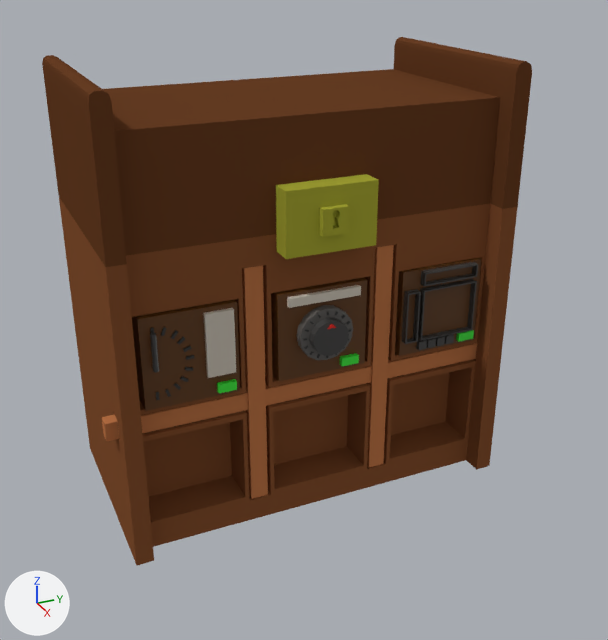
Two versions of the Blender file Assets/Resources/NFB4/CofreConModulos/CofreConModulo.blend, one commit apart.
The view is the same before and after, from a 50 mm lens placed at (0.699, -0.364, 0.502), pointed at (-0.035, -0.034, 0.135). Lighting does not change. The marker at lower left points along +X, +Y and +Z.

Before the edit, the objects in view are built like this:
```python
ob_box_001 = bpy.data.objects.new('Box.001', me_circle_002)
ob_box_001.parent = ob_module2
ob_box_001.location = (0.0462, -0.181, 0.16)
ob_box_001.scale = (0.0898, 0.0898, 0.0898)
ob_cerradura = bpy.data.objects.new('Cerradura', me_untitled_001)
ob_cerradura.parent = ob_cofre
ob_cerradura.location = (-0.0717, 23.1, 11.07)
ob_cerradura.scale = (4.44, 4.44, 4.44)
ob_cofre = bpy.data.objects.new('Cofre', None)
ob_cofre.location = (-0.0577, -0.0505, -0.039)
ob_cofre.rotation_euler = (1.571, 0.0, 1.571)  # degrees (90, 0, 90)
ob_cofre.scale = (0.01, 0.0136, 0.01)
ob_module1 = bpy.data.objects.new('Module1', me_plane)
ob_module1.location = (0.0216, -0.0508, 0.161)
ob_module2 = bpy.data.objects.new('Module2', me_plane_001)
ob_module2.location = (0.0462, -0.181, 0.16)
ob_module3 = bpy.data.objects.new('Module3', me_plane_003)
ob_module3.location = (0.0235, 0.081, 0.154)
ob_tapa = bpy.data.objects.new('Tapa', me_untitled_005)
ob_tapa.location = (-0.058, -0.05, 0.194)
ob_tapa.rotation_euler = (1.571, 0.0, 3.142)  # degrees (90, 0, 180)
ob_tapa.scale = (0.01, 0.0136, 0.01)
ob_tranca_a = bpy.data.objects.new('tranca_A', me_untitled_004)
ob_tranca_a.location = (0.032, -0.117, 0.142)
ob_tranca_a.rotation_euler = (1.571, 0.0, 1.571)  # degrees (90, 0, 90)
ob_tranca_a.scale = (0.0176, 0.248, 0.0167)
ob_tranca_b = bpy.data.objects.new('tranca_B', me_untitled)
ob_tranca_b.location = (0.033, -0.001, 0.142)
ob_tranca_b.rotation_euler = (1.571, 0.0, 1.571)  # degrees (90, 0, 90)
ob_tranca_b.scale = (0.0176, 0.248, 0.0167)
# also in view: 'Wheel' at (0.06, -0.051, 0.161); 'Box.002' at (0.027, 0.08, 0.161); 'Box' at (0.028, -0.051, 0.161); 'tranca_C' at (0.032, -0.051, 0.097); 'Cofre_Body' at (-0.048, -0.05, 0.112)
```
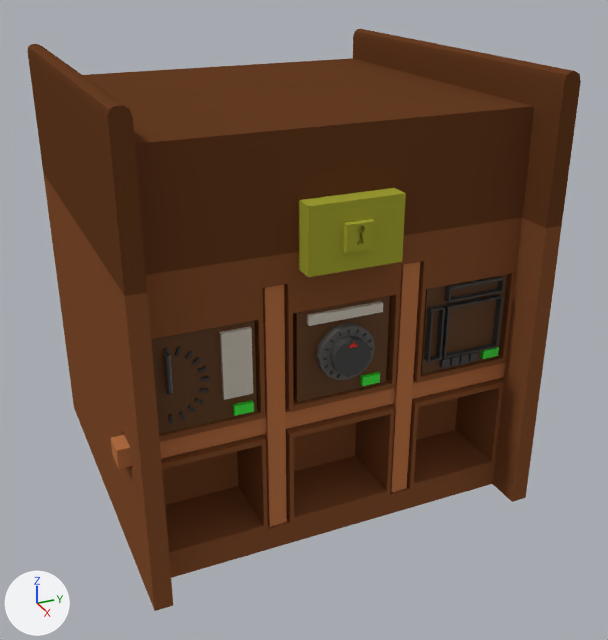
ob_module3 is not drawn itself; it is the parent of ob_plane.
ob_module2 is not drawn itself; it is the parent of ob_box_001, ob_wheel_001.
ob_module1 is not drawn itself; it is the parent of ob_box, ob_wheel.
ob_cofre is not drawn itself; it is the parent of ob_cofre_body, ob_cerradura.

Where the newer file only moved an object's origin or applied its transform, the numbers keep the older frame.

Where the change shows, as pixel boxes [x1, y1, x2, y2] in the pictures (608 x 640 px):
'Cofre_Body', moved, rescaled (13% wider, 19% taller)
    before: [59, 197, 518, 565]
    after: [43, 173, 562, 611]
'Tapa', mesh rescaled (13% wider, 16% taller)
    before: [42, 37, 532, 267]
    after: [27, 29, 581, 296]
'Box.001', moved
    before: [132, 300, 240, 411]
    after: [151, 321, 257, 434]
'Box', moved
    before: [271, 277, 367, 381]
    after: [293, 296, 390, 402]
'Cerradura', moved, rescaled
    before: [276, 174, 379, 259]
    after: [299, 188, 406, 277]
'Box.002', moved
    before: [395, 258, 481, 356]
    after: [421, 274, 507, 374]
'tranca_A', moved, rescaled
    before: [242, 265, 268, 499]
    after: [263, 285, 287, 527]
'tranca_B', moved, rescaled
    before: [367, 245, 394, 468]
    after: [390, 262, 420, 493]
'Wheel', moved
    before: [309, 318, 349, 356]
    after: [329, 336, 371, 376]
'Wheel.001', moved
    before: [150, 333, 159, 372]
    after: [164, 353, 173, 395]

Diff of the bpy script that builds the scene:
```diff
--- a/Assets/Resources/NFB4/CofreConModulos/CofreConModulo.blend.py
+++ b/Assets/Resources/NFB4/CofreConModulos/CofreConModulo.blend.py
@@ me_untitled_005 @@
 me_untitled_005.from_pydata(...)  # 222 vertices, 207 faces; spans x -12.0..10.0, y 5.0..15.0, z -20.0..20.0
 # used by ob_tapa; location = (-0.058, -0.05, 0.194); rotation_euler = (1.571, 0.0, 3.142), in degrees (90, 0, 180); scale = (0.01, 0.0136, 0.01)
+# me_untitled_005 part 1: the whole mesh is scaled about its middle by (1.75, 1, 1), then moved by (1.8, 0.0, 0.0)
 me_untitled_005.materials.append(mat_blinn2)
@@ ob_module3 @@
 ob_module3 = bpy.data.objects.new('Module3', me_plane_003)
-ob_module3.location = (0.0235, 0.081, 0.154)
+ob_module3.location = (0.0665, 0.081, 0.154)
@@ ob_module2 @@
 ob_module2 = bpy.data.objects.new('Module2', me_plane_001)
-ob_module2.location = (0.0462, -0.181, 0.16)
+ob_module2.location = (0.0892, -0.181, 0.16)
@@ ob_module1 @@
 ob_module1 = bpy.data.objects.new('Module1', me_plane)
-ob_module1.location = (0.0216, -0.0508, 0.161)
+ob_module1.location = (0.0646, -0.0508, 0.161)
@@ ob_cofre @@
 ob_cofre = bpy.data.objects.new('Cofre', None)
-ob_cofre.location = (-0.0577, -0.0505, -0.039)
+ob_cofre.location = (-0.0833, -0.0505, -0.039)
 ob_cofre.rotation_euler = (1.571, 0.0, 1.571)  # degrees (90, 0, 90)
-ob_cofre.scale = (0.01, 0.0136, 0.01)
+ob_cofre.scale = (0.01, 0.0136, 0.0175)
@@ ob_cerradura @@
 ob_cerradura.parent = ob_cofre
-ob_cerradura.location = (-0.0717, 23.1, 11.07)
-ob_cerradura.scale = (4.44, 4.44, 4.44)
+ob_cerradura.location = (-0.0717, 23.1, 10.53)
+ob_cerradura.scale = (4.44, 4.44, 2.22)
@@ ob_tranca_b @@
 ob_tranca_b = bpy.data.objects.new('tranca_B', me_untitled)
-ob_tranca_b.location = (0.033, -0.001, 0.142)
+ob_tranca_b.location = (0.075, -0.001, 0.142)
 ob_tranca_b.rotation_euler = (1.571, 0.0, 1.571)  # degrees (90, 0, 90)
-ob_tranca_b.scale = (0.0176, 0.248, 0.0167)
+ob_tranca_b.scale = (0.0176, 0.248, 0.0292)
@@ ob_tranca_a @@
 ob_tranca_a = bpy.data.objects.new('tranca_A', me_untitled_004)
-ob_tranca_a.location = (0.032, -0.117, 0.142)
+ob_tranca_a.location = (0.074, -0.117, 0.142)
 ob_tranca_a.rotation_euler = (1.571, 0.0, 1.571)  # degrees (90, 0, 90)
-ob_tranca_a.scale = (0.0176, 0.248, 0.0167)
+ob_tranca_a.scale = (0.0176, 0.248, 0.0292)
```
